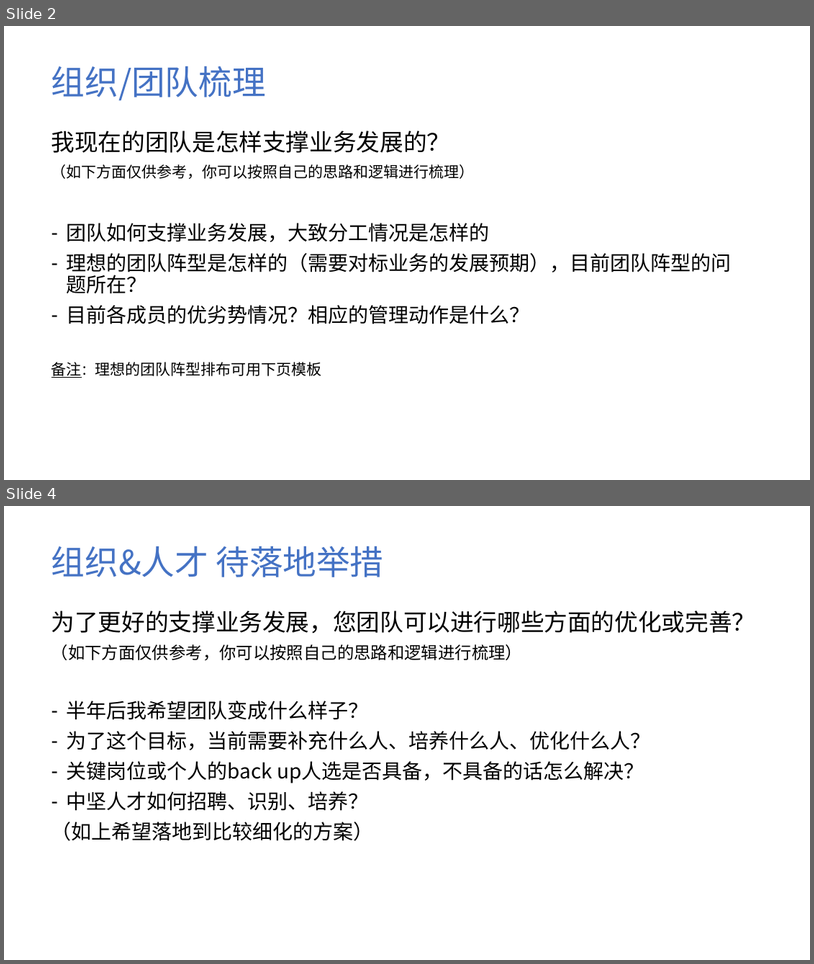
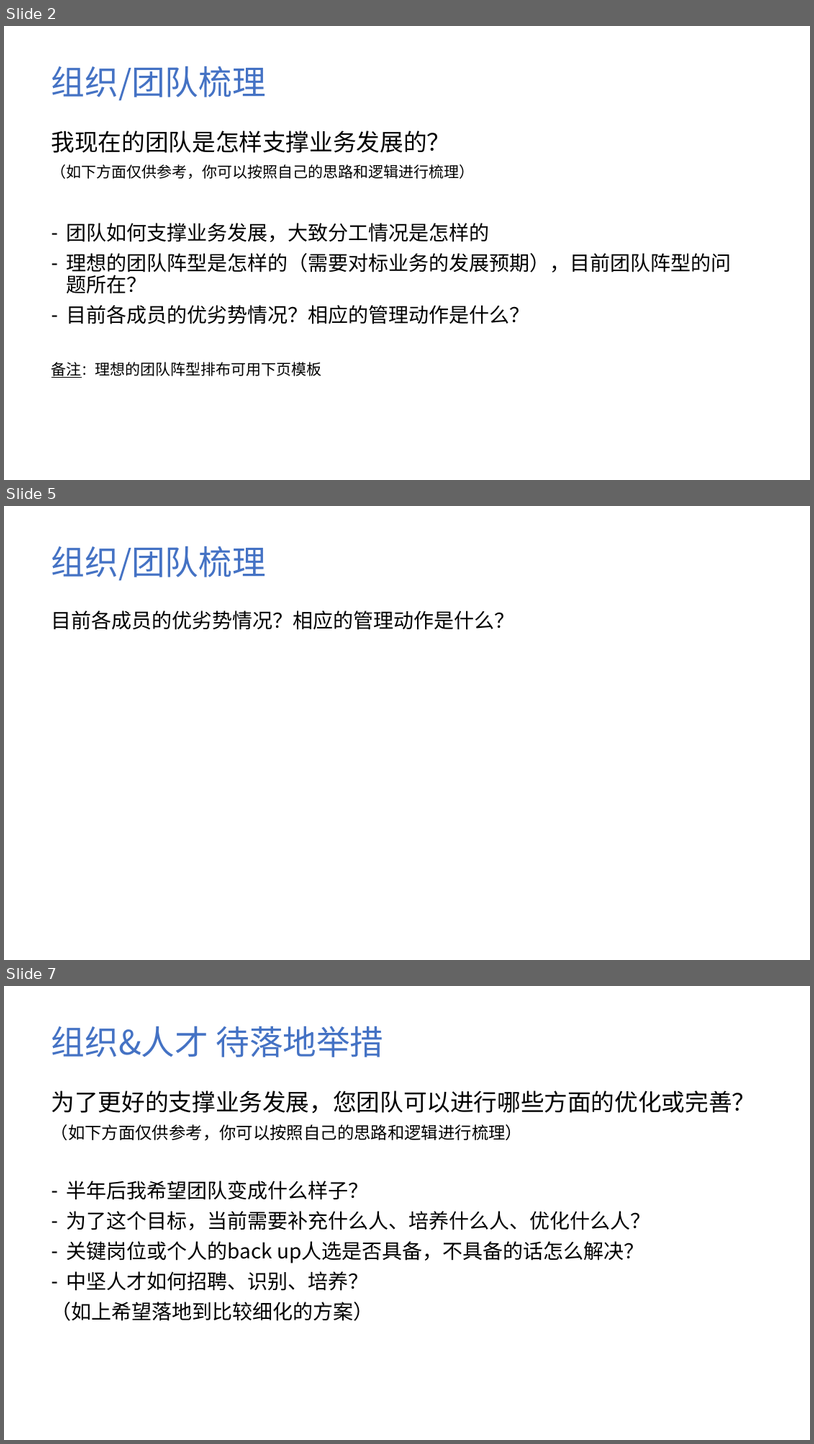
Before and after one commit to cmdpos/gaia, a slide deck: ppt/关于团队建设 - 公链组汇报.pptx. Shown one above the other, each under a label of ours: slides 2 and 4 before the commit, slides 2, 5 and 7 after it; the slides between them are not shown. The pictures are 814x964 and 814x1444 pixels, drawn with LibreOffice and Linux fonts; fonts in the diff are those of the drawing; background and template pictures are left out. Boxes give left, top, right and bottom in pixels: in the first picture for what was removed or moved away, otherwise in the second. Text is boxed around its words. In the diff, an @@ line names an element or a change of style, - is before the commit and + after.

```diff
--- a/ppt/关于团队建设 - 公链组汇报.pptx
+++ b/ppt/关于团队建设 - 公链组汇报.pptx
@@ slide 5 added at (x1=4, y1=506, x2=810, y2=960), background picture (left out) @@
@@ title added at (x1=52, y1=546, x2=266, y2=581), 40 pt, text #4472C4 @@
+组织/团队梳理
@@ text added at (x1=52, y1=610, x2=515, y2=630), 24 pt, text #000000 @@
+目前各成员的优劣势情况？相应的管理动作是什么？
@@ what was slide 4 is now slide 7 @@
```
Also in this commit, not shown: 3 other slides added, 1 slide removed, 1 other file.
